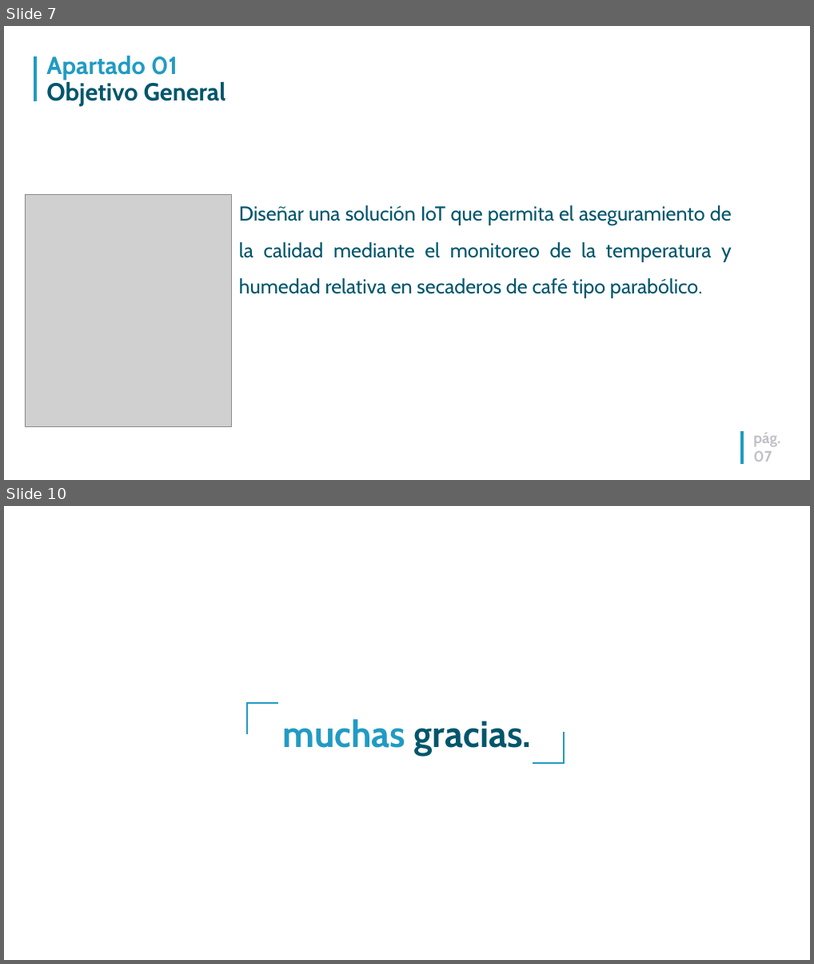
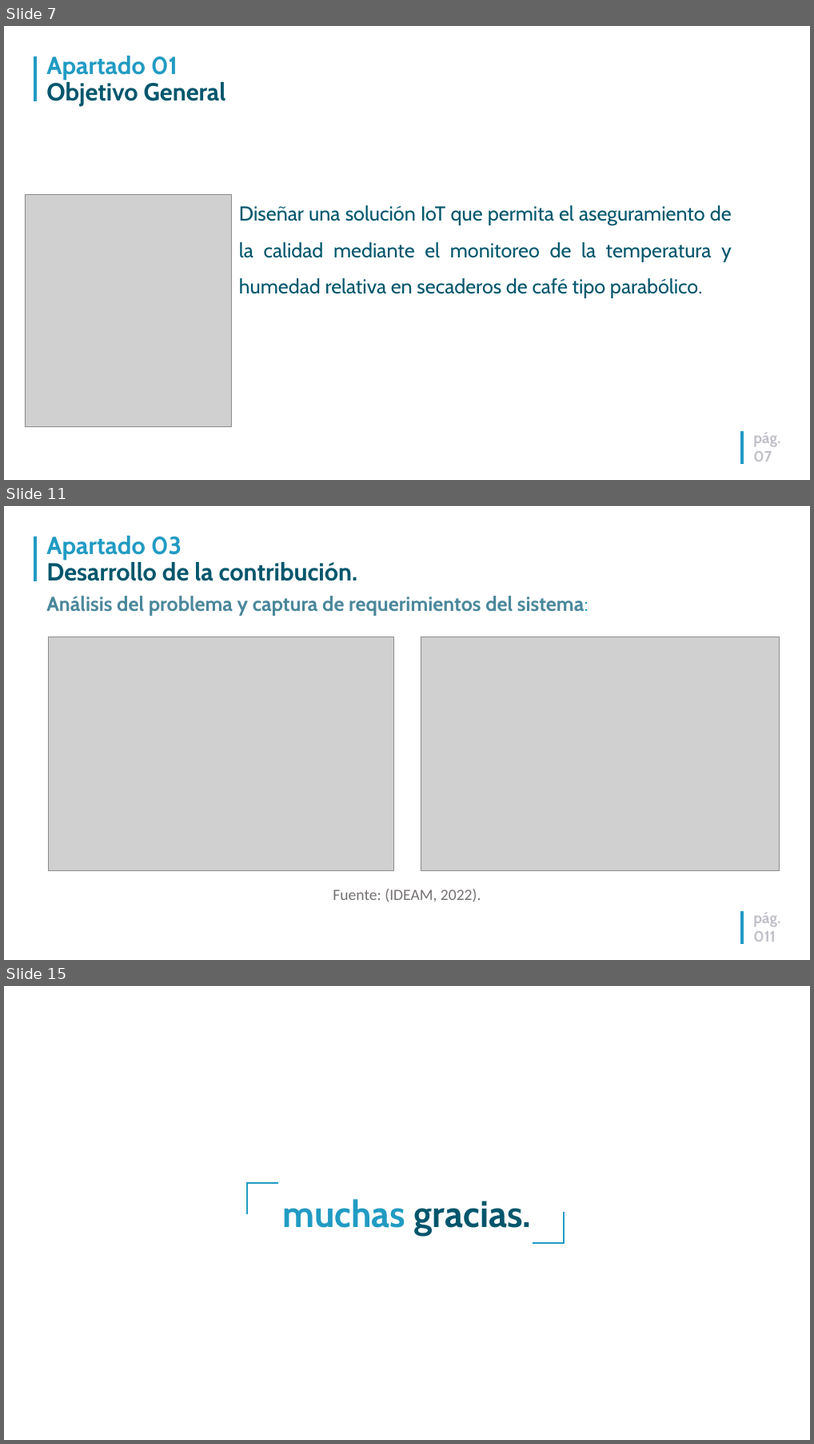
Before and after one commit to hjestrada/TFM_UNIR, a slide deck: DOCUMENTACION/DefensaTFM_Registro remoto de variables asociadas al proceso de secado de café basado en IoT.ppt. Shown one above the other, each under a label of ours: slides 7 and 10 before the commit, slides 7, 11 and 15 after it; the slides between them are not shown. The pictures are 814x964 and 814x1444 pixels, drawn with LibreOffice and Linux fonts; fonts in the diff are those of the drawing; grey boxes stand for pictures; background and template pictures are left out. Boxes give left, top, right and bottom in pixels: in the first picture for what was removed or moved away, otherwise in the second. Text is boxed around its words. In the diff, an @@ line names an element or a change of style, - is before the commit and + after.

```diff
--- a/DOCUMENTACION/DefensaTFM_Registro remoto de variables asociadas al proceso de secado de café basado en IoT.ppt
+++ b/DOCUMENTACION/DefensaTFM_Registro remoto de variables asociadas al proceso de secado de café basado en IoT.ppt
@@ slide 11 added at <box>4,506,810,960</box>, background #FFFFFF; not listed: 2 template elements that a slide beside it also shows @@
@@ title added at <box>46,536,358,581</box>, 44 pt, text #00566C, bold @@
+Apartado 03
+Desarrollo de la contribución.
@@ text added at <box>46,596,589,616</box>, 36 pt, text #4A879B, bold @@
+Análisis del problema y captura de requerimientos del sistema:
@@ picture added at <box>48,636,394,870</box> @@
@@ picture added at <box>421,636,780,870</box> @@
@@ text added at <box>333,888,482,902</box>, 28 pt, text #767171 @@
+Fuente: (IDEAM, 2022).
@@ page number added at <box>754,912,781,941</box>, 27 pt, text #C0C0C8, bold @@
+pág.
+011
@@ what was slide 10 is now slide 15 @@
```
Also in this commit, not shown: 2 slides changed, 4 other slides added.
